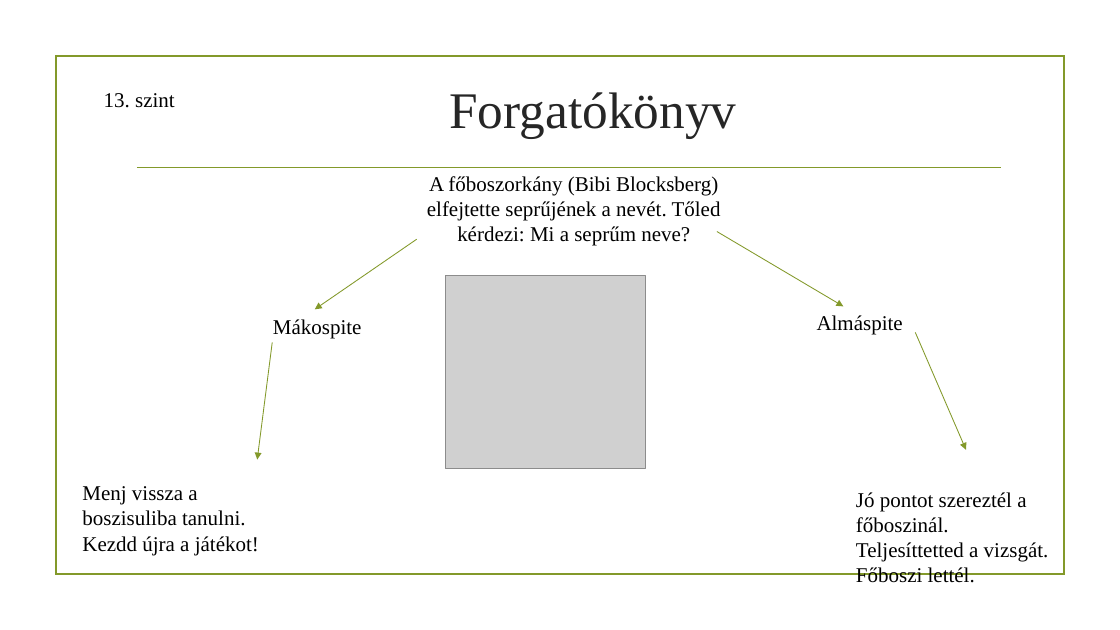
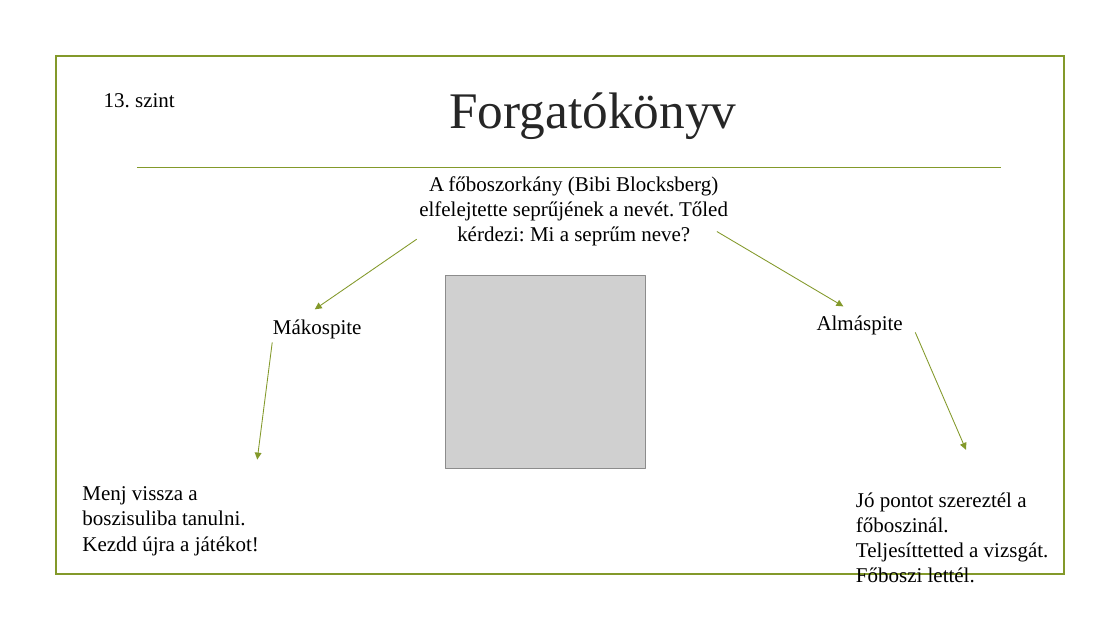
Before and after one commit to mia780/projektmunka, a slide deck: slide 16 of Projektmunka.pptx. Drawn at 1120x630 pixels with LibreOffice and Linux fonts; fonts in the diff are those of the drawing; grey boxes stand for pictures; background and template pictures are left out. Boxes give left, top, right and bottom in pixels: in the first picture for what was removed or moved away, otherwise in the second. Text is boxed around its words. In the diff, an @@ line names an element or a change of style, - is before the commit and + after.

```diff
--- a/Projektmunka.pptx
+++ b/Projektmunka.pptx
@@ text at [419, 176, 728, 246]: text changed @@
-A főboszorkány (Bibi Blocksberg) elfejtette seprűjének a nevét. Tőled kérdezi: Mi a seprűm neve?
+A főboszorkány (Bibi Blocksberg) elfelejtette seprűjének a nevét. Tőled kérdezi: Mi a seprűm neve?
```
Also in this commit, not shown: 8 other slides changed.
